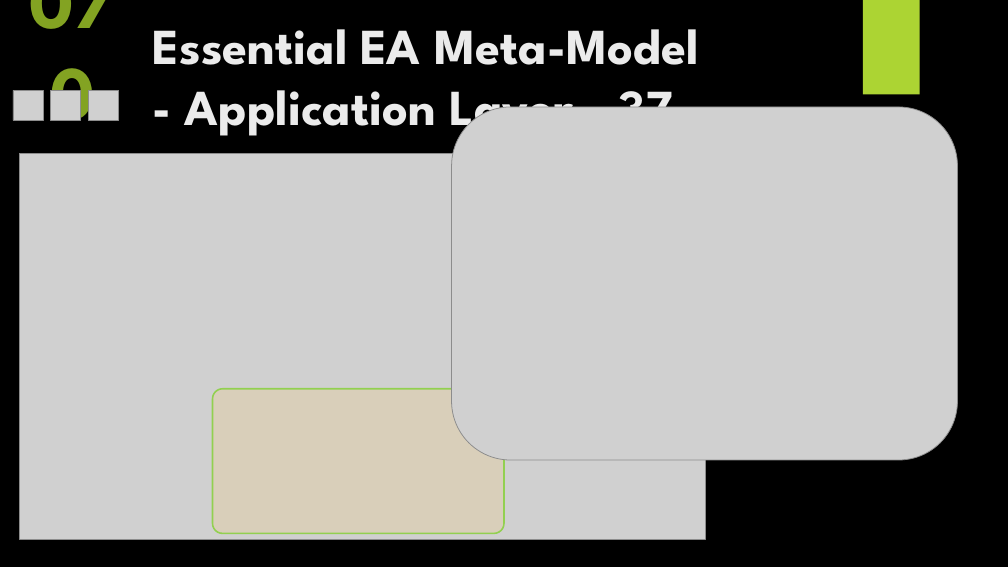
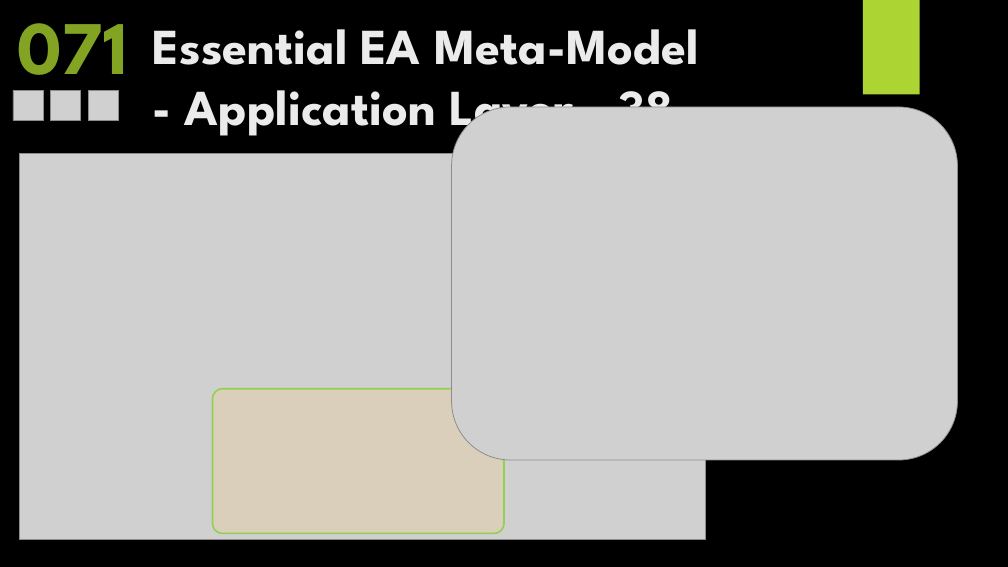
Before and after one commit to yasenstar/EA_MetaModel, a slide deck: slide 131 of Master_EAS_Meta-Model.pptx (slide 129 before the commit). Drawn at 1008x567 pixels with LibreOffice and Linux fonts; fonts in the diff are those of the drawing; grey boxes stand for pictures; background and template pictures are left out. Boxes give left, top, right and bottom in pixels: in the first picture for what was removed or moved away, otherwise in the second. Text is boxed around its words. In the diff, an @@ line names an element or a change of style, - is before the commit and + after.

```diff
--- a/Master_EAS_Meta-Model.pptx
+++ b/Master_EAS_Meta-Model.pptx
@@ text at [17, 23, 128, 97]: text changed @@
-070
+071
@@ title at [153, 29, 699, 140]: text changed @@
-Essential EA Meta-Model
-- Application Layer - 37
+Essential EA Meta-Model
+- Application Layer - 38
```
Also in this commit, not shown: 4 other slides changed, 2 slides added, 35 other files.
